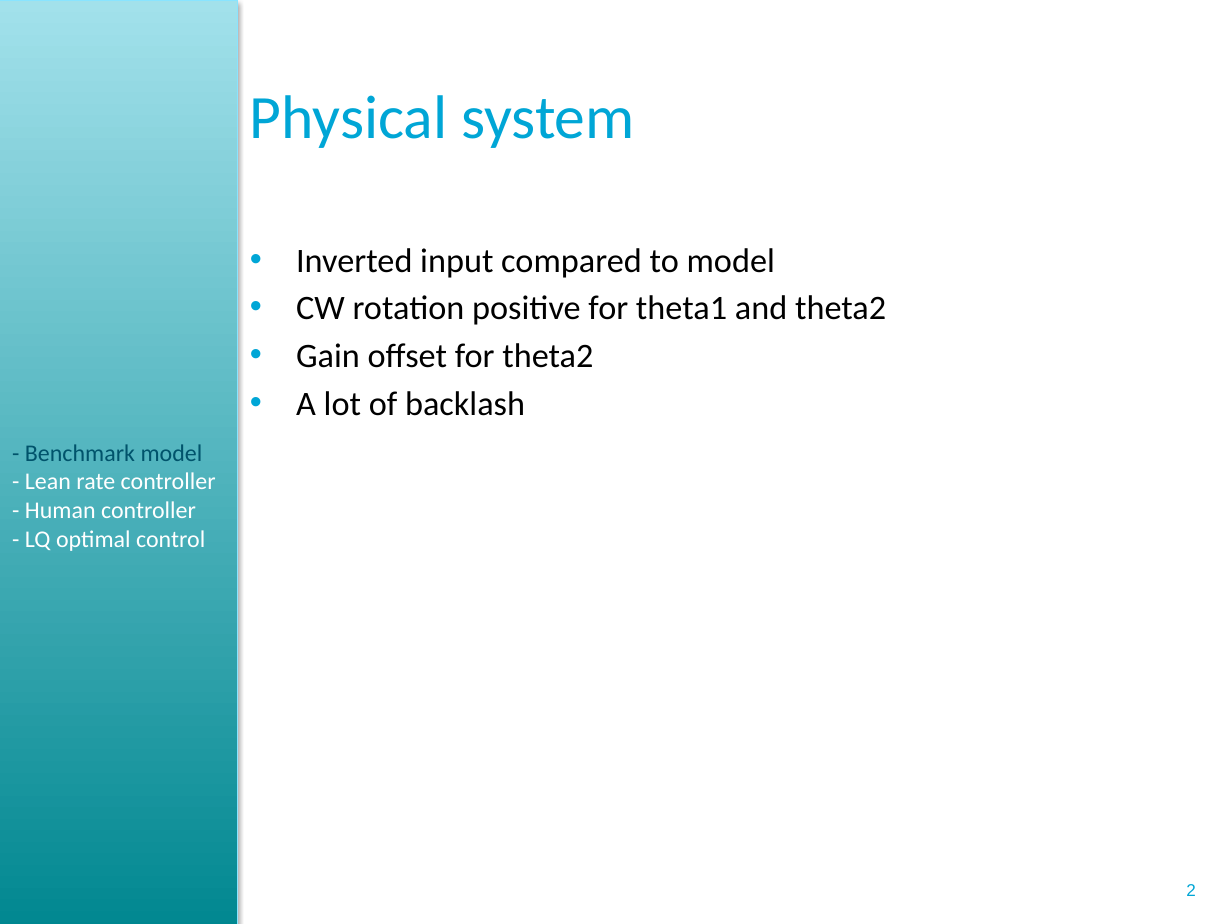
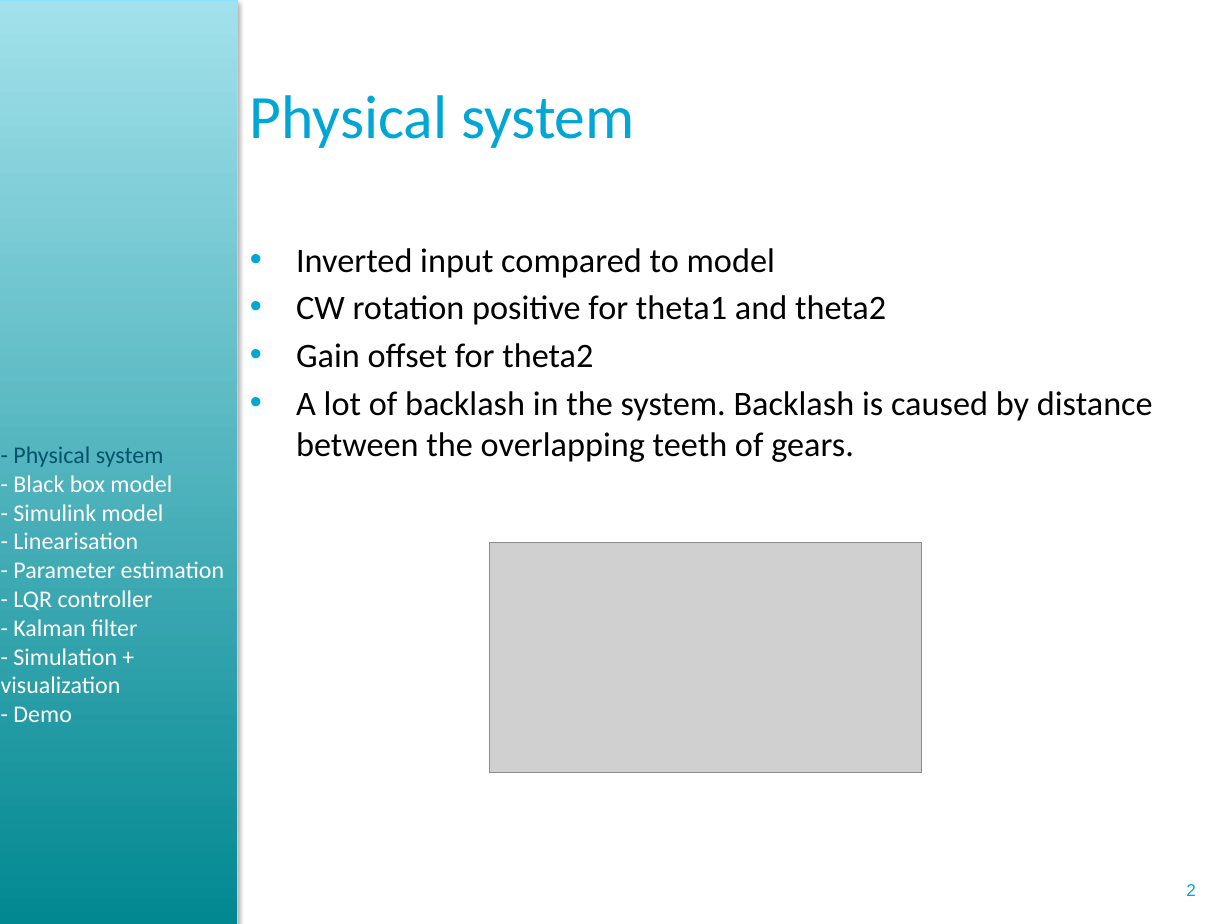
Before and after one commit to ortix/control-system-lab, a slide deck: slide 2 of dick/Presentation/Powerpoint presentatie 22 maart CSL.pptx. Drawn at 1232x924 pixels with LibreOffice and Linux fonts; fonts in the diff are those of the drawing; grey boxes stand for pictures; background and template pictures are left out. Boxes give left, top, right and bottom in pixels: in the first picture for what was removed or moved away, otherwise in the second. Text is boxed around its words. In the diff, an @@ line names an element or a change of style, - is before the commit and + after.

Commit message:
Presentation commit

```diff
--- a/dick/Presentation/Powerpoint presentatie 22 maart CSL.pptx
+++ b/dick/Presentation/Powerpoint presentatie 22 maart CSL.pptx
@@ text at (296,391,1153,462): text changed @@
-• A lot of backlash
+• A lot of backlash in the system. Backlash is caused by distance between the overlapping teeth of gears.
@@ text added at (1,446,224,722), 14 pt, text #FFFFFF @@
+- Physical system
+- Black box model
+- Simulink model
+- Linearisation
+- Parameter estimation
+- LQR controller
+- Kalman filter
+- Simulation + visualization
+- Demo
@@ text removed at (25,444,216,551) @@
-- Benchmark model
-- Lean rate controller
-- Human controller
-- LQ optimal control
@@ picture added at (489,542,922,771) @@
```
Also in this commit, not shown: 3 other slides changed, 5 slides added, 21 slides removed, 3 other files.
